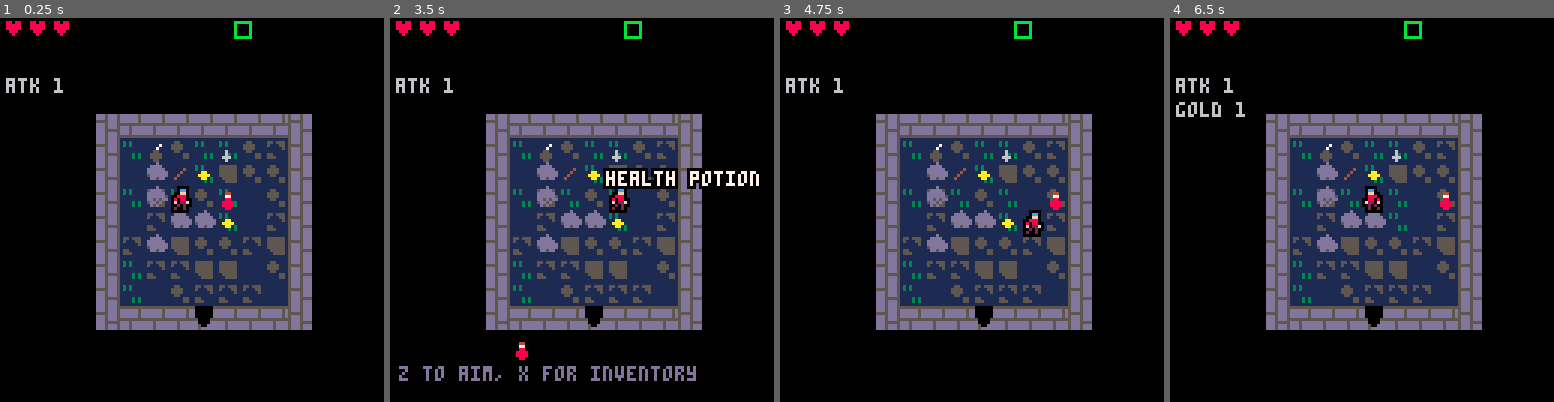
Above: before the commit, frames 1-4 (left to right).
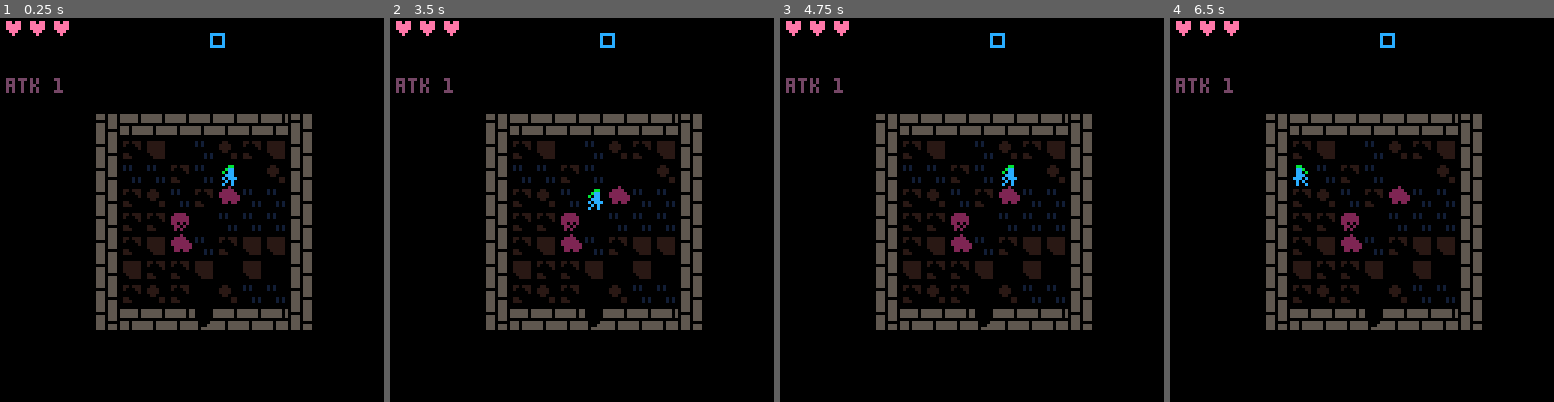
Above: after the commit, the same moments.

Repository: DanBrooker/legend-7drl
Game: PICO-8 cartridge legend.p8
Same seed, same stepped clock (60 frames per second), same inputs: the game is played once before the commit and once after it.
Inputs:
- Up to frame 1 (0.25 s): no input
- Up to frame 2 (3.5 s): tap O (Z key) at 0.33, 0.7, 1.43, 2.22, 3.1 s; tap X (X key) at 1.07, 2.07, 2.4, 2.73, 3.07, 3.4 s; hold Left 1.97-2.37 s; hold Down 2.42-2.82 s; hold Right from 2.87 s (still down)
- Up to frame 3 (4.75 s): release Right at 3.53 s; hold Up 3.58-4.08 s; tap X (X key) every 0.33 s from 3.73 to 4.73 s; tap O (Z key) at 3.98 s; hold Right 4.13-4.53 s; hold Down from 4.58 s (still down)
- Up to frame 4 (6.5 s): tap O (Z key) at 4.87, 5.75 s; tap X (X key) every 0.33 s from 5.07 to 6.4 s; release Down at 5.08 s; hold Left 5.13-5.8 s; hold Up 5.85-6.18 s; hold Left from 6.23 s (still down)

The runs differ from the first frame. In frame 1, 32% of the frame differs, in the area x 1-82%, y 0-82%; in frame 2, 33%, in the area x 1-97%, y 0-95%; in frame 3, 32%; in frame 4, 32%.

Commit message:
colour changes and bugfixes

Diff:
--- a/legend.p8
+++ b/legend.p8
@@ -37,21 +37,21 @@
 -- t_heals = {"health potion"}
 
 t_drops = {
-  {"gold", "food", "health potion", "bomb", "dagger"},
-  {"gold", "food", "health potion", "bomb", "dagger"},
-  {"gold", "food", "health potion", "bomb", "dagger"}
+  {"gold", "heart", "food", "health potion", "bomb", "dagger"},
+  {"gold", "heart", "food", "health potion", "bomb", "dagger"},
+  {"gold", "heart", "food", "health potion", "bomb", "dagger"}
 }
 
 t_treasure = {
-  {'dagger', 'bomb', 'wand'},
-  {'sword', 'ring', 'bow'},
-  {'wand', 'amulet'}
+  {'shield', 'dagger', 'bomb', 'wand'},
+  {'shield', 'sword', 'ring', 'bow'},
+  {'shield', 'wand', 'amulet'}
 }
 
 t_secrets = {
   {'leather armour', 'poison dagger'},
-  {'chainmail', 'poison dagger', 'frost bow'},
-  {'platemail', 'flaming sword', 'mega bomb'}
+  {'poison dagger', 'frost bow'},
+  {'flaming sword', 'mega bomb'}
 }
 
 t_stairs = 58
@@ -68,10 +68,12 @@
 allitems={
   {'key',3},
   {'gold',35},
-  {'food',36},
-  {'health potion',2,true,{throw=heal, quaff=heal, qhp=2, col=8}}, -- todo
+  {'heart',37, false, {hp=1}},
+  {'shield',52, false, {def=1}},
+  {'food',53, true, {quaff=heal, qhp=1, col=9}},
+  {'health potion',2,true,{throw=heal, quaff=heal, qhp=2, col=9}}, -- todo
   {'teleport potion',2,true,{quaff=teleport, throw=teleport, col=12}}, -- todo
-  {'dagger',19,true,{atk=2,col=6}},
+  {'dagger',19,true,{atk=2}},
   {'poison dagger',19,true,{atk=1, col=11, poison=1, throw=true, col=11}}, --rodo
   {'sword',20,false,{atk=3,col=6}},
   {'flaming sword',10,false,{col=8, atk=3, flame=1,col=9}}, --todo
@@ -82,9 +84,9 @@
   {'mega bomb',18,true,{throw=expode, explosion=2,col=8}}, -- todo
   {'blood ring', 36, true, {hp=5}},
   {'ring', 4, true, {hp=5}},
-  {'leather armour', 52, false, {def=1}},
-  {'chainmail', 52, false, {def=2}},
-  {'platemail', 52, false, {def=3}}
+  -- {'leather armour', 52, false, {def=1}},
+  -- {'chainmail', 52, false, {def=2}},
+  -- {'platemail', 52, false, {def=3}}
 }
 
 allenemies={
@@ -103,77 +105,6 @@
   end
   armoury[item[1]] = new_item
 end
-
--- armoury = {
---   k1 = {
---     name = 'key',
---     spr = 3,
---     type = 'k'
---   },
---   g1 = {
---     name = 'gold',
---     spr = 35,
---     amount = 1,
---     type = 'g'
---   },
---   w1 = {
---     name = "dagger",
---     type = "w",
---     atk = 2,
---     spr = 19
---   },
---   w2 = {
---     name = "sword",
---     type = "w",
---     atk = 3,
---     spr = 20
---   },
---   w3 = {
---     name = "great sword",
---     type = "w",
---     atk = 4,
---     spr = 20
---   },
---   w4 = {
---     name = "wand",
---     type = "r",
---     ratk = 1,
---     spr = 5
---   },
---   w5 = {
---     name = "bow",
---     type = "r",
---     ratk = 2,
---     spr = 21
---   },
---   i1 = {
---     name = "ring",
---     type = "i",
---     spr = 4
---   },
---   i2 = {
---     name = "amulet",
---     type = "i",
---     spr = 36
---   },
---   i3 = {
---     name = "armour",
---     type = "a",
---     armour = 1,
---     spr = 52
---   },
---   i4 = {
---     name = "bomb",
---     type = "i",
---     spr = 18
---   },
---   i5 = {
---     name = "health potion",
---     type = "i",
---     dhp = 2,
---     spr=2
---   }
--- }
 
 function enemy_create(x, y, spr, args)
   if (x==-1 and y==-1) return
@@ -219,10 +150,10 @@
 
 function item_create(pos, name, args)
   if (x==-1 and y==-1) return
-  log("create " .. name .. " " .. to_s(args))
+  -- log("create " .. name .. " " .. to_s(args))
   local data = armoury[name]
   if not data then
-    log("no data for " .. name)
+    -- log("no data for " .. name)
     return
   end
   -- log(data)
@@ -246,6 +177,8 @@
  --dpal={0,1,1,2,1,13,6,4,4,9,3,13,1,13,14} -- fading
 
  dirs = {{-1,0}, {1,0}, {0,-1}, {0,1}}
+ _pal={0,128,133,130,129,12,141,2,14,8,10,11,137,7,134,5}
+ poke(0x5f2e,1)
 
  startgame()
 end
@@ -256,7 +189,15 @@
  dofloats()
 end
 
+function rpal()
+  pal()
+  for i,c in pairs(_pal) do
+   pal(i-1,c,1)
+  end
+end
+
 function _draw()
+  -- rpal()
  _drw()
  --checkfade()
 
@@ -297,9 +238,13 @@
 
   player=entity_create(start[1] * 8 - 4, start[2] * 8 -4, t_player, {ai = noop})
   zel_spawn(zgetar())
+  log(zgetar())
   local ppos = rnd_pos(zgetar())
-  player.x,player.y = ppos[1],ppos[2]
-
+  if ppos[1] != -1 then
+    player.x,player.y = ppos[1],ppos[2]
+  else
+    log("WHOOPS player at -1,-1")
+  end
 
   _upd=update_game
   _drw=draw_game
@@ -372,9 +317,11 @@
 
 function draw_game()
   cls(0)
+
   do_shake()
 
   clip(32, 32, 128-56, 128-56)
+    rpal()
   map(0, 0, 0,0, size, size)
 
 
@@ -478,12 +425,12 @@
 
   if isgold then
     gold += 1
-    addfloat("+" .. 1 .. ' gold', player, 9)
+    addfloat('+gold', player, 10)
     return
   end
 
 
-  addfloat(item.name, player, 7)
+  addfloat(item.name, player, 10)
 
   add(inventory, item)
   update_stats()
@@ -553,7 +500,7 @@
     del(entities, ent)
     if rand(0,10) == 1 or dev then
       -- drop_item(ent.x, ent.y)
-      item_create({ent.x,eny.y}, randa(t_drops[depth]))
+      item_create({ent.x,ent.y}, randa(t_drops[depth]))
     end
     if(zel_clear()) zel_unlock()
   end
@@ -665,7 +612,7 @@
 function _item_draw(s,x,y,col)
   pal(15,col or 10)
   spr(s,x,y)
-  pal()
+  rpal()
 end
 
 function getframe(ani)
@@ -953,9 +900,17 @@
 
       local room = zgetr(i,j)
       if room == zgetar() then
-        rect(room.left+1 + 50, room.top+1, room.right-2 + 50, room.bottom-2, 11)
+        rect(50 + (i*5), (j*5), 50 + (i*5) + 4, (j*5)+4, 5)
       elseif room.spawn then
-        rect(room.left+1 + 50, room.top+1, room.right-2 + 50, room.bottom-2, 7)
+        col = 2
+        if room.g == 'e' then
+          col = 11
+        elseif room.g == 'b' then
+          col = 10
+        elseif room.g == 'l' then
+          col = 9
+        end
+        rect(50 + (i*5), (j*5), 50 + (i*5) + 4, (j*5)+4, col)
       end
     end
   end
@@ -1009,9 +964,9 @@
     -- log(i)
   until (walkable(x,y, "entities") and walkable(x,y, "items") and (distance(player.x, player.y, x, y) > 2)) or i > 10
   -- log("room")
-  log("player " .. player.x .. ',' .. player.y)
-  log("spawn " .. x .. ',' .. y)
-  log('dist ' .. distance(player.x, player.x, x, y))
+  -- log("player " .. player.x .. ',' .. player.y)
+  -- log("spawn " .. x .. ',' .. y)
+  -- log('dist ' .. distance(player.x, player.x, x, y))
   if(i>10) x,y=-1,-1
   -- log(x .. ',' .. y)
   return {x,y}
@@ -1069,10 +1024,10 @@
 
   if room.g == 'e' then
     -- do nothing
-    item_create(rnd_pos(room), 'dagger')
-    item_create(rnd_pos(room), 'wand')
+    -- item_create(rnd_pos(room), 'dagger')
+    -- item_create(rnd_pos(room), 'wand')
     -- item_create(rnd_pos(room), 'leather armour')
-    item_create(rnd_pos(room), 'health potion')
+    -- item_create(rnd_pos(room), 'health potion')
     -- item_create(room.left+4, room.top+4, randa(t_items))
     -- item_create(room.left+5, room.top+5, randa(t_key))
   elseif room.g == 'b' then
@@ -1099,6 +1054,7 @@
   else
     for i = 1,(room.g+0) do
       local pos = rnd_pos(room)
+      -- TODO: this should be better
       enemy_create(pos[1], pos[2], randa(t_enemies[depth]), {hp=depth})
     end
   end
@@ -1121,16 +1077,16 @@
   s = 4
   rs = flr(size/s)
 
-  -- log_grid = function(name)
-  --   log("\n--"..name.."--")
-  --   for j = 1,s do
-  --     str = ""
-  --     for i = 1,s do
-  --       str = str .. grid[i][j]
-  --     end
-  --     log(str)
-  --   end
-  -- end
+  log_grid = function(name)
+    log("\n--"..name.."--")
+    for j = 1,s do
+      str = ""
+      for i = 1,s do
+        str = str .. grid[i][j]
+      end
+      log(str)
+    end
+  end
 
   valid_grid = function()
     local zero = 0
@@ -1181,7 +1137,7 @@
     local h = {0,0}
     repeat
       h = randp()
-      log("h" .. to_s(h))
+      -- log("h" .. to_s(h))
     until empty(h) and distancep(boss, h) > 1
     --grid[h[1]][h[2]] = 'h'
     gsetp(h, 'h')
@@ -1287,6 +1243,7 @@
   gsetp(start, 'e')
 
   if not valid_grid() then
+    log("regen!!")
     zel_generate()
     return
   end
@@ -1319,6 +1276,10 @@
               tile = 57
             end
           end
+        elseif g != 'e' then
+          if rand(1,8) == 1 then
+            entity_create(x+i, y+j, 43, {hp = 1, ai=noop})
+          end
         end
         mset(x+i, y+j, tile)
       end
@@ -1330,7 +1291,7 @@
 
   end
 
-  -- log_grid("end")
+  log_grid("end")
 
   function add_door(a,b)
     local dx,dy = normalise(b[1]-a[1], b[2]-a[2])
@@ -1392,16 +1353,7 @@
       }
       add(rooms, room)
       if g != 'h' and g != 0 then
-
-        -- if g == 'e' then
-        --   zel_active = room.index
-        --   log("player room")
-        --   log(zel_active)
-        --   log(i .. ',' .. j)
-        --   log(room)
-        -- end
-
-        draw_room(x, y)
+        draw_room(x, y, g)
       end
     end
   end
@@ -1584,24 +1536,25 @@
 -->8
 --graphics
 function drawspr(_spr,_x,_y,_c,_flip, _flash, _outline)
+  rpal()
   pal(0,15)
   for i=1,15 do
     pal(i, 0)
   end
 
-  if _outline then
-    for dx=-1,1 do
-      for dy=-1,1 do
-        spr(_spr,_x + dx ,_y + dy,1,1,_flip)
-      end
-    end
-  end
+  -- if _outline then
+  --   for dx=-1,1 do
+  --     for dy=-1,1 do
+  --       spr(_spr,_x + dx ,_y + dy,1,1,_flip)
+  --     end
+  --   end
+  -- end
 
   -- reset palette
-  pal()
+  rpal()
   palt()
 
-  --palt(0,true)
+  palt(0,false)
   --pal(7,_c)
   if _flash then
     for i=1,15 do
@@ -1609,7 +1562,7 @@
     end
   end
   spr(_spr,_x,_y,1,1,_flip)
-  pal()
+  rpal()
   palt()
 end
 
@@ -1868,28 +1821,37 @@
 __gff__
 0000000000000000050000010101000000000000000000000500000100010000000000000000000005000101010100000000000000000000050100000000000000000000000000000000000000000000000000000000000000000000000000000000000000000000000000000000000000000000000000000000000000000000
 0000000000000000000000000000000000000000000000000000000000000000000000000000000000000000000000000000000000000000000000000000000000000000000000000000000000000000000000000000000000000000000000000000000000000000000000000000000000000000000000000000000000000000
-…(25 lines of a section not shown)…
+__map__
+0000000000000000000000000000000000000000000000000000000000000000000000000000000000000000000000000000000000000000000000000000000000000000000000000000000000000000000000000000000000000000000000000000000000000000000000000000000000000000000000000000000000000000
+0000000b0c0c0c0c0d0000000000000000000000000000000000000000000000000000000000000000000000000000000000000000000000000000000000000000000000000000000000000000000000000000000000000000000000000000000000000000000000000000000000000000000000000000000000000000000000
+0000001b000000001d0000000000000000000000000000000000000000000000000000000000000000000000000000000000000000000000000000000000000000000000000000000000000000000000000000000000000000000000000000000000000000000000000000000000000000000000000000000000000000000000
+0000001b000000001d0000000000000000000000000000000000000000000000000000000000000000000000000000000000000000000000000000000000000000000000000000000000000000000000000000000000000000000000000000000000000000000000000000000000000000000000000000000000000000000000
+0000001b000000001d0000000000000000000000000000000000000000000000000000000000000000000000000000000000000000000000000000000000000000000000000000000000000000000000000000000000000000000000000000000000000000000000000000000000000000000000000000000000000000000000
+0000001b000000001d0000000000000000000000000000000000000000000000000000000000000000000000000000000000000000000000000000000000000000000000000000000000000000000000000000000000000000000000000000000000000000000000000000000000000000000000000000000000000000000000
+0000001b000000001d0000000000000000000000000000000000000000000000000000000000000000000000000000000000000000000000000000000000000000000000000000000000000000000000000000000000000000000000000000000000000000000000000000000000000000000000000000000000000000000000
+0000002b2c2c2c2c2d0000000000000000000000000000000000000000000000000000000000000000000000000000000000000000000000000000000000000000000000000000000000000000000000000000000000000000000000000000000000000000000000000000000000000000000000000000000000000000000000
+…(25 lines of a section not shown)…
--- a/src/0.init.lua
+++ b/src/0.init.lua
@@ -34,21 +34,21 @@
 -- t_heals = {"health potion"}
 
 t_drops = {
-  {"gold", "food", "health potion", "bomb", "dagger"},
-  {"gold", "food", "health potion", "bomb", "dagger"},
-  {"gold", "food", "health potion", "bomb", "dagger"}
+  {"gold", "heart", "food", "health potion", "bomb", "dagger"},
+  {"gold", "heart", "food", "health potion", "bomb", "dagger"},
+  {"gold", "heart", "food", "health potion", "bomb", "dagger"}
 }
 
 t_treasure = {
-  {'dagger', 'bomb', 'wand'},
-  {'sword', 'ring', 'bow'},
-  {'wand', 'amulet'}
+  {'shield', 'dagger', 'bomb', 'wand'},
+  {'shield', 'sword', 'ring', 'bow'},
+  {'shield', 'wand', 'amulet'}
 }
 
 t_secrets = {
   {'leather armour', 'poison dagger'},
-  {'chainmail', 'poison dagger', 'frost bow'},
-  {'platemail', 'flaming sword', 'mega bomb'}
+  {'poison dagger', 'frost bow'},
+  {'flaming sword', 'mega bomb'}
 }
 
 t_stairs = 58
@@ -65,10 +65,12 @@
 allitems={
   {'key',3},
   {'gold',35},
-  {'food',36},
-  {'health potion',2,true,{throw=heal, quaff=heal, qhp=2, col=8}}, -- todo
+  {'heart',37, false, {hp=1}},
+  {'shield',52, false, {def=1}},
+  {'food',53, true, {quaff=heal, qhp=1, col=9}},
+  {'health potion',2,true,{throw=heal, quaff=heal, qhp=2, col=9}}, -- todo
   {'teleport potion',2,true,{quaff=teleport, throw=teleport, col=12}}, -- todo
-  {'dagger',19,true,{atk=2,col=6}},
+  {'dagger',19,true,{atk=2}},
   {'poison dagger',19,true,{atk=1, col=11, poison=1, throw=true, col=11}}, --rodo
   {'sword',20,false,{atk=3,col=6}},
   {'flaming sword',10,false,{col=8, atk=3, flame=1,col=9}}, --todo
@@ -79,9 +81,9 @@
   {'mega bomb',18,true,{throw=expode, explosion=2,col=8}}, -- todo
   {'blood ring', 36, true, {hp=5}},
   {'ring', 4, true, {hp=5}},
-  {'leather armour', 52, false, {def=1}},
-  {'chainmail', 52, false, {def=2}},
-  {'platemail', 52, false, {def=3}}
+  -- {'leather armour', 52, false, {def=1}},
+  -- {'chainmail', 52, false, {def=2}},
+  -- {'platemail', 52, false, {def=3}}
 }
 
 allenemies={
@@ -100,77 +102,6 @@
   end
   armoury[item[1]] = new_item
 end
-
--- armoury = {
---   k1 = {
---     name = 'key',
---     spr = 3,
---     type = 'k'
---   },
---   g1 = {
---     name = 'gold',
---     spr = 35,
---     amount = 1,
---     type = 'g'
---   },
---   w1 = {
---     name = "dagger",
---     type = "w",
---     atk = 2,
---     spr = 19
---   },
---   w2 = {
---     name = "sword",
---     type = "w",
---     atk = 3,
---     spr = 20
---   },
---   w3 = {
---     name = "great sword",
---     type = "w",
---     atk = 4,
---     spr = 20
---   },
---   w4 = {
---     name = "wand",
---     type = "r",
---     ratk = 1,
---     spr = 5
---   },
---   w5 = {
---     name = "bow",
---     type = "r",
---     ratk = 2,
---     spr = 21
---   },
---   i1 = {
---     name = "ring",
---     type = "i",
---     spr = 4
---   },
---   i2 = {
---     name = "amulet",
---     type = "i",
---     spr = 36
---   },
---   i3 = {
---     name = "armour",
---     type = "a",
---     armour = 1,
---     spr = 52
---   },
---   i4 = {
---     name = "bomb",
---     type = "i",
---     spr = 18
---   },
---   i5 = {
---     name = "health potion",
---     type = "i",
---     dhp = 2,
---     spr=2
---   }
--- }
 
 function enemy_create(x, y, spr, args)
   if (x==-1 and y==-1) return
@@ -216,10 +147,10 @@
 
 function item_create(pos, name, args)
   if (x==-1 and y==-1) return
-  log("create " .. name .. " " .. to_s(args))
+  -- log("create " .. name .. " " .. to_s(args))
   local data = armoury[name]
   if not data then
-    log("no data for " .. name)
+    -- log("no data for " .. name)
     return
   end
   -- log(data)
@@ -243,6 +174,8 @@
  --dpal={0,1,1,2,1,13,6,4,4,9,3,13,1,13,14} -- fading
 
  dirs = {{-1,0}, {1,0}, {0,-1}, {0,1}}
+ _pal={0,128,133,130,129,12,141,2,14,8,10,11,137,7,134,5}
+ poke(0x5f2e,1)
 
  startgame()
 end
@@ -253,7 +186,15 @@
  dofloats()
 end
 
+function rpal()
+  pal()
+  for i,c in pairs(_pal) do
+   pal(i-1,c,1)
+  end
+end
+
 function _draw()
+  -- rpal()
  _drw()
  --checkfade()
 
@@ -294,9 +235,13 @@
 
   player=entity_create(start[1] * 8 - 4, start[2] * 8 -4, t_player, {ai = noop})
   zel_spawn(zgetar())
+  log(zgetar())
   local ppos = rnd_pos(zgetar())
-  player.x,player.y = ppos[1],ppos[2]
-
+  if ppos[1] != -1 then
+    player.x,player.y = ppos[1],ppos[2]
+  else
+    log("WHOOPS player at -1,-1")
+  end
 
   _upd=update_game
   _drw=draw_game
--- a/src/1.game.lua
+++ b/src/1.game.lua
@@ -8,9 +8,11 @@
 
 function draw_game()
   cls(0)
+
   do_shake()
 
   clip(32, 32, 128-56, 128-56)
+    rpal()
   map(0, 0, 0,0, size, size)
 
 
@@ -114,12 +116,12 @@
 
   if isgold then
     gold += 1
-    addfloat("+" .. 1 .. ' gold', player, 9)
+    addfloat('+gold', player, 10)
     return
   end
 
 
-  addfloat(item.name, player, 7)
+  addfloat(item.name, player, 10)
 
   add(inventory, item)
   update_stats()
@@ -189,7 +191,7 @@
     del(entities, ent)
     if rand(0,10) == 1 or dev then
       -- drop_item(ent.x, ent.y)
-      item_create({ent.x,eny.y}, randa(t_drops[depth]))
+      item_create({ent.x,ent.y}, randa(t_drops[depth]))
     end
     if(zel_clear()) zel_unlock()
   end
@@ -301,7 +303,7 @@
 function _item_draw(s,x,y,col)
   pal(15,col or 10)
   spr(s,x,y)
-  pal()
+  rpal()
 end
 
 function getframe(ani)
--- a/src/2.zelda.lua
+++ b/src/2.zelda.lua
@@ -31,9 +31,17 @@
 
       local room = zgetr(i,j)
       if room == zgetar() then
-        rect(room.left+1 + 50, room.top+1, room.right-2 + 50, room.bottom-2, 11)
+        rect(50 + (i*5), (j*5), 50 + (i*5) + 4, (j*5)+4, 5)
       elseif room.spawn then
-        rect(room.left+1 + 50, room.top+1, room.right-2 + 50, room.bottom-2, 7)
+        col = 2
+        if room.g == 'e' then
+          col = 11
+        elseif room.g == 'b' then
+          col = 10
+        elseif room.g == 'l' then
+          col = 9
+        end
+        rect(50 + (i*5), (j*5), 50 + (i*5) + 4, (j*5)+4, col)
       end
     end
   end
@@ -87,9 +95,9 @@
     -- log(i)
   until (walkable(x,y, "entities") and walkable(x,y, "items") and (distance(player.x, player.y, x, y) > 2)) or i > 10
   -- log("room")
-  log("player " .. player.x .. ',' .. player.y)
-  log("spawn " .. x .. ',' .. y)
-  log('dist ' .. distance(player.x, player.x, x, y))
+  -- log("player " .. player.x .. ',' .. player.y)
+  -- log("spawn " .. x .. ',' .. y)
+  -- log('dist ' .. distance(player.x, player.x, x, y))
   if(i>10) x,y=-1,-1
   -- log(x .. ',' .. y)
   return {x,y}
@@ -147,10 +155,10 @@
 
   if room.g == 'e' then
     -- do nothing
-    item_create(rnd_pos(room), 'dagger')
-    item_create(rnd_pos(room), 'wand')
+    -- item_create(rnd_pos(room), 'dagger')
+    -- item_create(rnd_pos(room), 'wand')
     -- item_create(rnd_pos(room), 'leather armour')
-    item_create(rnd_pos(room), 'health potion')
+    -- item_create(rnd_pos(room), 'health potion')
     -- item_create(room.left+4, room.top+4, randa(t_items))
     -- item_create(room.left+5, room.top+5, randa(t_key))
   elseif room.g == 'b' then
@@ -177,6 +185,7 @@
   else
     for i = 1,(room.g+0) do
       local pos = rnd_pos(room)
+      -- TODO: this should be better
       enemy_create(pos[1], pos[2], randa(t_enemies[depth]), {hp=depth})
     end
   end
@@ -199,16 +208,16 @@
   s = 4
   rs = flr(size/s)
 
-  -- log_grid = function(name)
-  --   log("\n--"..name.."--")
-  --   for j = 1,s do
-  --     str = ""
-  --     for i = 1,s do
-  --       str = str .. grid[i][j]
-  --     end
-  --     log(str)
-  --   end
-  -- end
+  log_grid = function(name)
+    log("\n--"..name.."--")
+    for j = 1,s do
+      str = ""
+      for i = 1,s do
+        str = str .. grid[i][j]
+      end
+      log(str)
+    end
+  end
 
   valid_grid = function()
     local zero = 0
@@ -259,7 +268,7 @@
     local h = {0,0}
     repeat
       h = randp()
-      log("h" .. to_s(h))
+      -- log("h" .. to_s(h))
     until empty(h) and distancep(boss, h) > 1
     --grid[h[1]][h[2]] = 'h'
     gsetp(h, 'h')
@@ -365,6 +374,7 @@
   gsetp(start, 'e')
 
   if not valid_grid() then
+    log("regen!!")
     zel_generate()
     return
   end
@@ -397,6 +407,10 @@
               tile = 57
             end
           end
+        elseif g != 'e' then
+          if rand(1,8) == 1 then
+            entity_create(x+i, y+j, 43, {hp = 1, ai=noop})
+          end
         end
         mset(x+i, y+j, tile)
       end
@@ -408,7 +422,7 @@
 
   end
 
-  -- log_grid("end")
+  log_grid("end")
 
   function add_door(a,b)
     local dx,dy = normalise(b[1]-a[1], b[2]-a[2])
@@ -470,16 +484,7 @@
       }
       add(rooms, room)
       if g != 'h' and g != 0 then
-
-        -- if g == 'e' then
-        --   zel_active = room.index
-        --   log("player room")
-        --   log(zel_active)
-        --   log(i .. ',' .. j)
-        --   log(room)
-        -- end
-
-        draw_room(x, y)
+        draw_room(x, y, g)
       end
     end
   end
--- a/src/5.graphics.lua
+++ b/src/5.graphics.lua
@@ -1,22 +1,23 @@
 function drawspr(_spr,_x,_y,_c,_flip, _flash, _outline)
+  rpal()
   pal(0,15)
   for i=1,15 do
     pal(i, 0)
   end
 
-  if _outline then
-    for dx=-1,1 do
-      for dy=-1,1 do
-        spr(_spr,_x + dx ,_y + dy,1,1,_flip)
-      end
-    end
-  end
+  -- if _outline then
+  --   for dx=-1,1 do
+  --     for dy=-1,1 do
+  --       spr(_spr,_x + dx ,_y + dy,1,1,_flip)
+  --     end
+  --   end
+  -- end
 
   -- reset palette
-  pal()
+  rpal()
   palt()
 
-  --palt(0,true)
+  palt(0,false)
   --pal(7,_c)
   if _flash then
     for i=1,15 do
@@ -24,7 +25,7 @@
     end
   end
   spr(_spr,_x,_y,1,1,_flip)
-  pal()
+  rpal()
   palt()
 end
 
Not shown, changed: 32 lines of the sprite sheet (__gfx__) section of legend.p8
